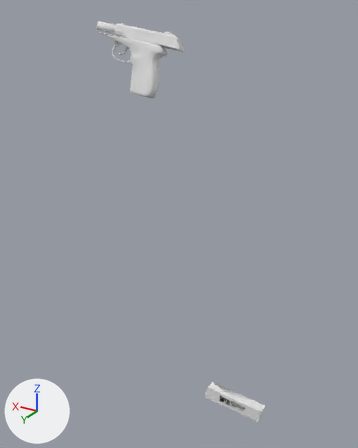
The OBJ model Vertex_Animation_Compiler/Assets/Makarov_Pistol_Reload164.obj as it was, and as the next commit left it.
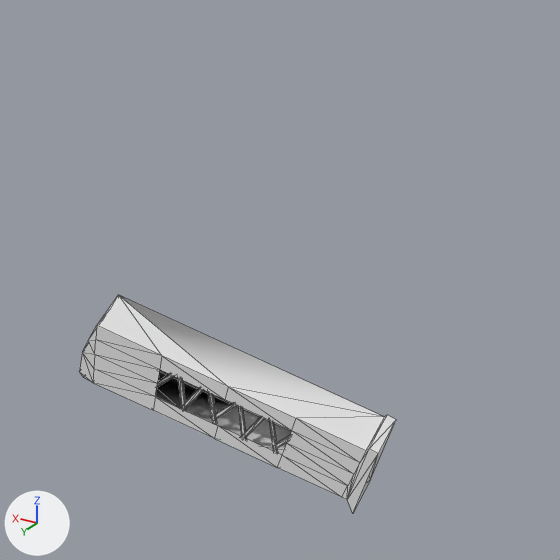
The first picture shows the older version from a 50 mm lens placed at (-0.202, 0.684, -0.008), pointed at (0.19, 0.031, -0.334). The close-ups show both versions on the part from 53% to 83% of the width and 73% to 97% of the height of that picture; other places that the commit changed are outside them. The axes (+X, +Y, +Z) are drawn at lower left. The lights are the same throughout. The close-ups show mesh edges as thin lines. Where no turn or scale is listed for an object, it has been applied to the vertices.

Objects in the first close-up: 'Magazine_Cube.011'.
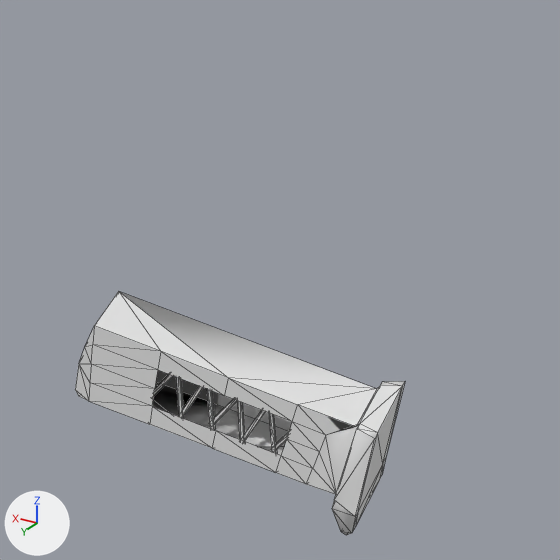
Location of each change, (x1, y1, x2, y2) in pixels of the close-ups (560 x 560 px; the box of a moved part takes in the faces that stretch with it):
'Magazine_Cube.011', reshaped (12% taller)
    before: (79, 295, 396, 513)
    after: (75, 291, 405, 535)
part 1 of me_magazine_cube_011, moved or reshaped
    before: (238, 406, 247, 439)
    after: (238, 401, 245, 441)
part 2 of me_magazine_cube_011, moved or reshaped
    before: (269, 421, 278, 453)
    after: (269, 413, 278, 454)
part 3 of me_magazine_cube_011, moved or reshaped
    before: (211, 403, 237, 419)
    after: (209, 399, 237, 424)
part 4 of me_magazine_cube_011, moved or reshaped
    before: (208, 392, 217, 424)
    after: (207, 389, 216, 430)
part 5 of me_magazine_cube_011, moved or reshaped
    before: (180, 388, 203, 409)
    after: (179, 386, 203, 417)
part 6 of me_magazine_cube_011, moved or reshaped
    before: (178, 378, 187, 411)
    after: (176, 377, 184, 418)
part 7 of me_magazine_cube_011, rebuilt (12% taller)
    before: (79, 295, 396, 513)
    after: (75, 291, 405, 535)
part 8 of me_magazine_cube_011, rebuilt (11% wider, 57% taller)
    before: (157, 374, 174, 387)
    after: (154, 374, 173, 395)
part 9 of me_magazine_cube_011, deleted
    before: (272, 435, 290, 448)
part 10 of me_magazine_cube_011, deleted
    before: (241, 416, 265, 438)
part 11 of me_magazine_cube_011, added
    after: (241, 410, 289, 450)

The change, as a diff of the scene's bpy script:
```diff
--- a/Vertex_Animation_Compiler/Assets/Makarov_Pistol_Reload164.obj.py
+++ b/Vertex_Animation_Compiler/Assets/Makarov_Pistol_Reload164.obj.py
@@ me_magazine_cube_011 @@
 # used by ob_magazine_cube_011; location = (0.0, 0.0, 0.0)
-me_magazine_cube_011.from_pydata(...)  # 140 vertices, 222 faces; spans x -0.0319..0.0545, y 0.169..0.1859, z -0.5287..-0.4973
+me_magazine_cube_011.from_pydata(...)  # 164 vertices, 270 faces; spans x -0.0323..0.0551, y 0.1648..0.188, z -0.5313..-0.4953
+# me_magazine_cube_011 part 1: the loose piece of 8 vertices spanning x 0.0051..0.0084, y 0.1815..0.1827, z -0.5205..-0.505 is scaled about its middle by (0.903, 1.13, 1.3), then moved by (-0.0002, 0.0011, 0.0012)
+# me_magazine_cube_011 part 2: the loose piece of 8 vertices spanning x -0.0038..-0.0002, y 0.1812..0.1824, z -0.52..-0.5045 is scaled about its middle by (0.914, 1.13, 1.3), then moved by (-0.0003, 0.0011, 0.0024)
+# me_magazine_cube_011 part 3: the loose piece of 8 vertices spanning x 0.0052..0.0157, y 0.1814..0.1824, z -0.5171..-0.5043 is scaled about its middle by (1.04, 1.1, 1.42), then moved by (-0.0002, 0.001, 0.0014)
+# me_magazine_cube_011 part 4: the loose piece of 8 vertices spanning x 0.0138..0.0175, y 0.1819..0.1831, z -0.5179..-0.5024 is scaled about its middle by (0.914, 1.13, 1.3), then moved by (-0.0001, 0.0011, 0.0009)
+# me_magazine_cube_011 part 5: the loose piece of 8 vertices spanning x 0.0166..0.0251, y 0.1822..0.1832, z -0.5185..-0.5044 is scaled about its middle by (1.05, 1.12, 1.39), then moved by (0.0, 0.001, -0.0001)
+# me_magazine_cube_011 part 6: the loose piece of 8 vertices spanning x 0.0227..0.026, y 0.1822..0.1834, z -0.5184..-0.5028 is scaled about its middle by (0.903, 1.13, 1.3), then moved by (0.0, 0.001, -0.0003)
+# me_magazine_cube_011 part 7: the loose piece of 44 vertices spanning x -0.0319..0.0545, y 0.169..0.1859, z -0.5287..-0.4973 is rebuilt with 68 vertices and now spans x -0.0323..0.0551, y 0.1648..0.188, z -0.5313..-0.4953
+# me_magazine_cube_011 part 8: the loose piece of 8 vertices spanning x 0.0251..0.0356, y 0.1821..0.1832, z -0.5171..-0.5043 is rebuilt with 8 vertices and now spans x 0.0251..0.036, y 0.1831..0.1842, z -0.5208..-0.5027
+# me_magazine_cube_011 part 9: the loose piece of 8 vertices spanning x -0.0125..-0.002, y 0.1807..0.1817, z -0.5193..-0.5065 is deleted
+# me_magazine_cube_011 part 10: the loose piece of 8 vertices spanning x -0.0011..0.0075, y 0.1815..0.1824, z -0.5207..-0.5066 is deleted
+# me_magazine_cube_011 part 11: 16 vertices added at x -0.0131..0.0074, y 0.1817..0.1835, z -0.522..-0.501
```
